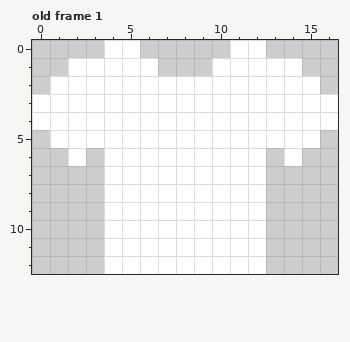
Pixel-art file: Assets/Art/Objects/Clothes/shirt.aseprite. That is the earlier state.
17x13 pixels, 1 frame. Shown: old frame 1. The commit also changed other frames, which this record leaves out.
The same view after the edit:
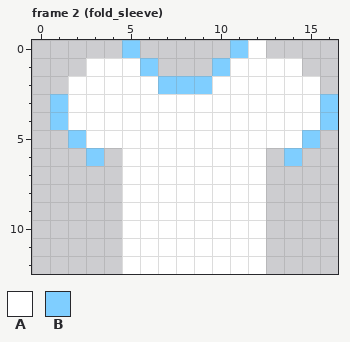
Palette (. is transparent): A #ffffff  B #7fceff
A new or re-ordered frame is compared with the old frame closest to it.
Diff:
frames 1 -> 18
Changed rows in their new state; - is an unchanged pixel.
Frame 2 (fold_sleeve) is new; against old frame 1:
first column x 0:
 0 ----.B-----B-----
 1 --.---B---B------
 2 -.-----BBB-------
 3 .B--------------B
 4 .B--------------B
 5 -.B------------B-
 6 --.B.---------B--
 7 ----.------------
 8 ----.------------
 9 ----.------------
10 ----.------------
11 ----.------------
12 ----.------------
Pixel boxes of the changes (left, top, right, bottom) in both pictures:
changed: (32, 40, 248, 274)
changed: (284, 94, 338, 166)
